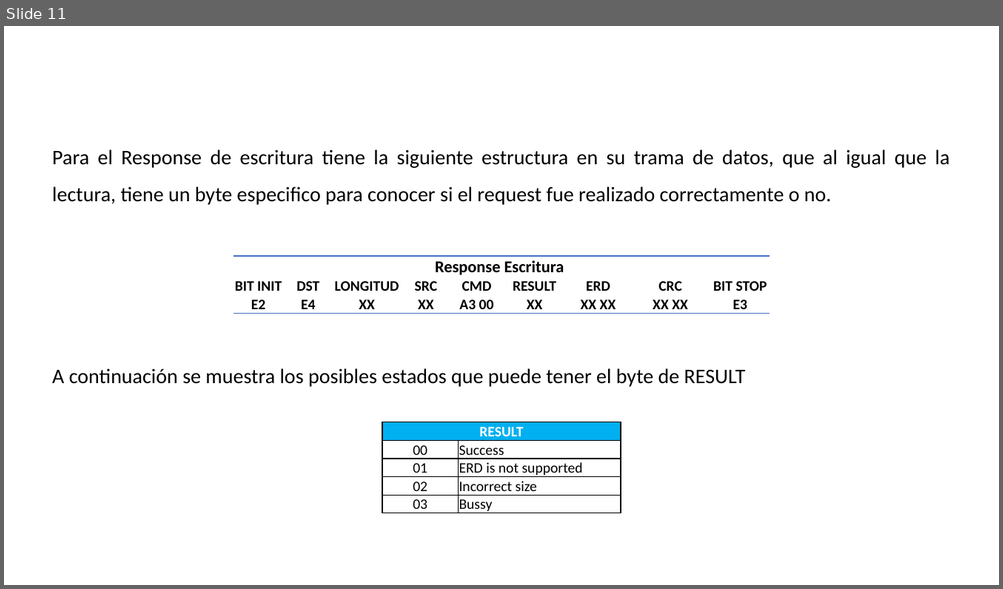
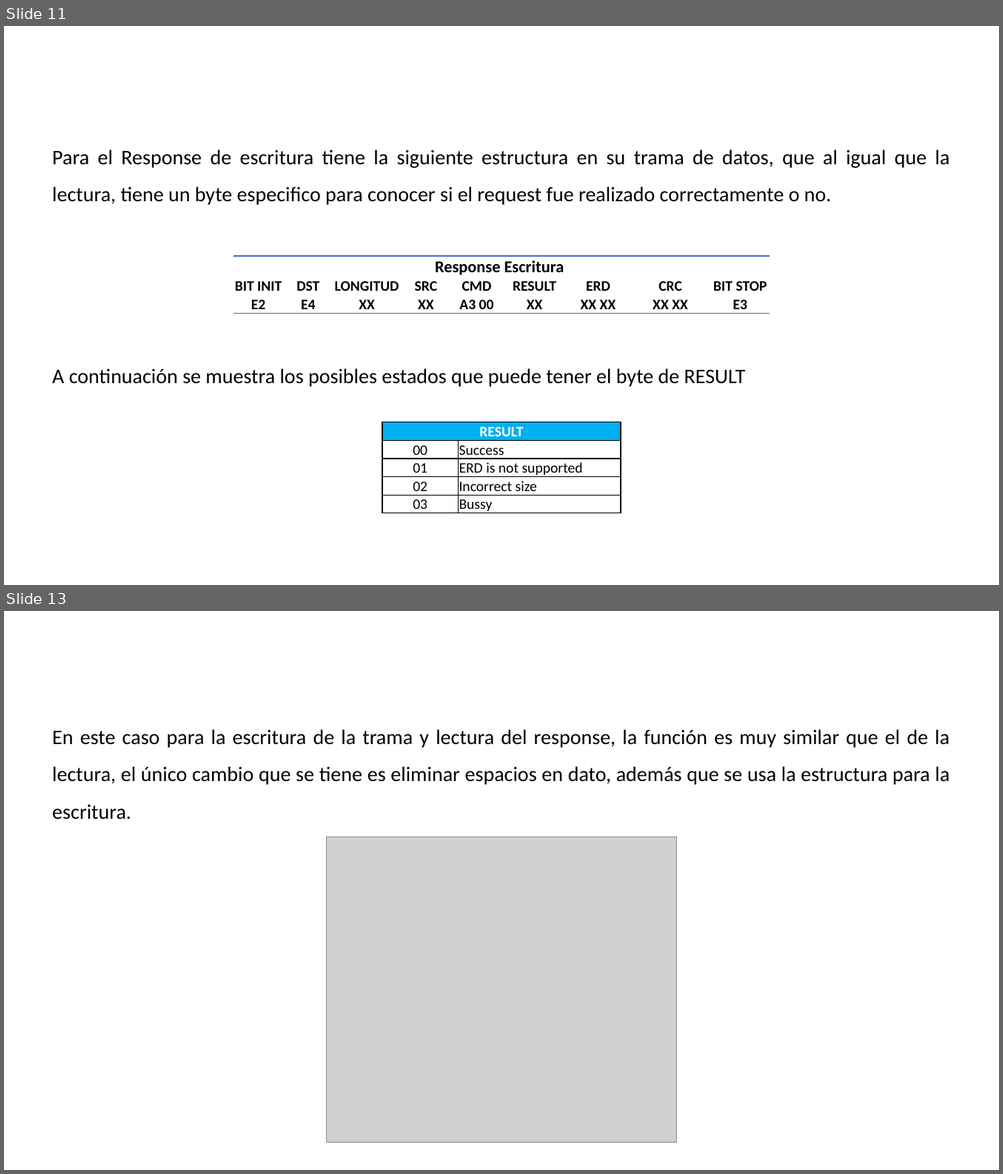
Before and after one commit to LeonelNieto/Serial-GEA, a slide deck: GEA3 Python.pptx. Shown one above the other, each under a label of ours: slide 11 before the commit, slides 11 and 13 after it; the slides between them are not shown. The pictures are 1003x589 and 1003x1174 pixels, drawn with LibreOffice and Linux fonts; fonts in the diff are those of the drawing; grey boxes stand for pictures; background and template pictures are left out. Boxes give left, top, right and bottom in pixels: in the first picture for what was removed or moved away, otherwise in the second. Text is boxed around its words. In the diff, an @@ line names an element or a change of style, - is before the commit and + after.

Commit message:
pp lectura y escritura, merge errors labview

```diff
--- a/GEA3 Python.pptx
+++ b/GEA3 Python.pptx
@@ slide 13 added at (4,611,999,1170), background picture (left out); not listed: 1 template element that a slide beside it also shows @@
@@ text added at (52,729,950,820), 20 pt, text #000000 @@
+En este caso para la escritura de la trama y lectura del response, la función es muy similar que el de la lectura, el único cambio que se tiene es eliminar espacios en dato, además que se usa la estructura para la escritura.
@@ picture added at (327,837,677,1143) @@
```
Also in this commit, not shown: 2 slides changed, 4 other slides added, 4 slides removed, 1 other file.
